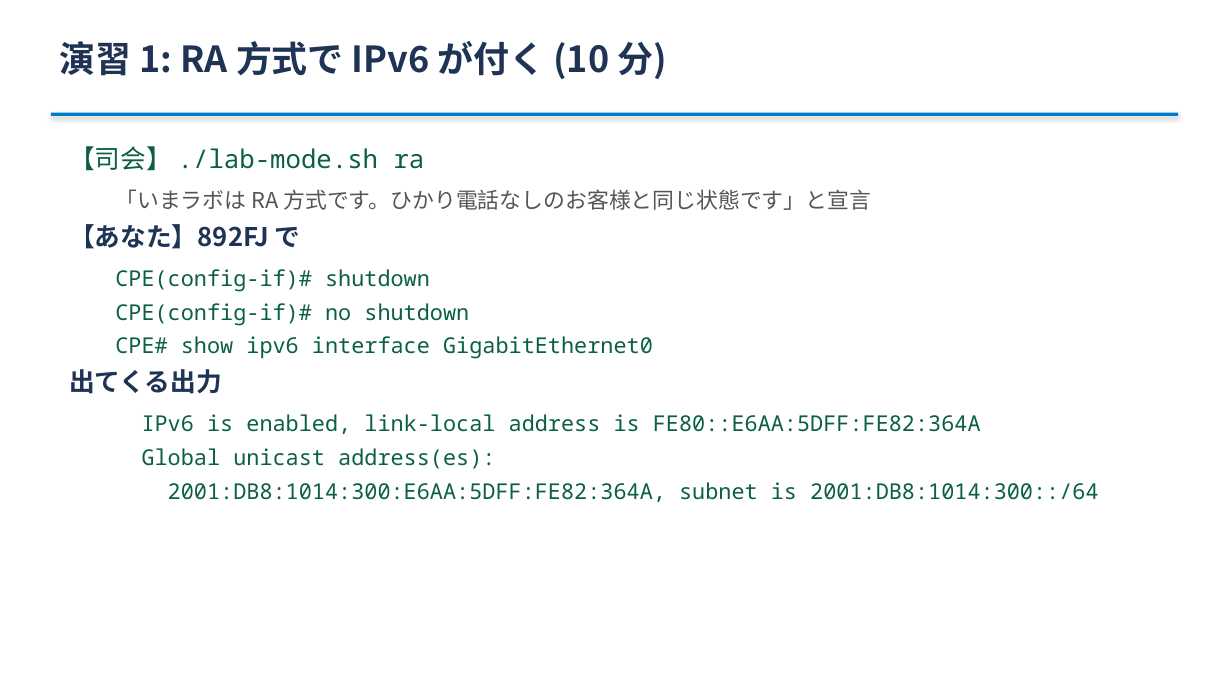
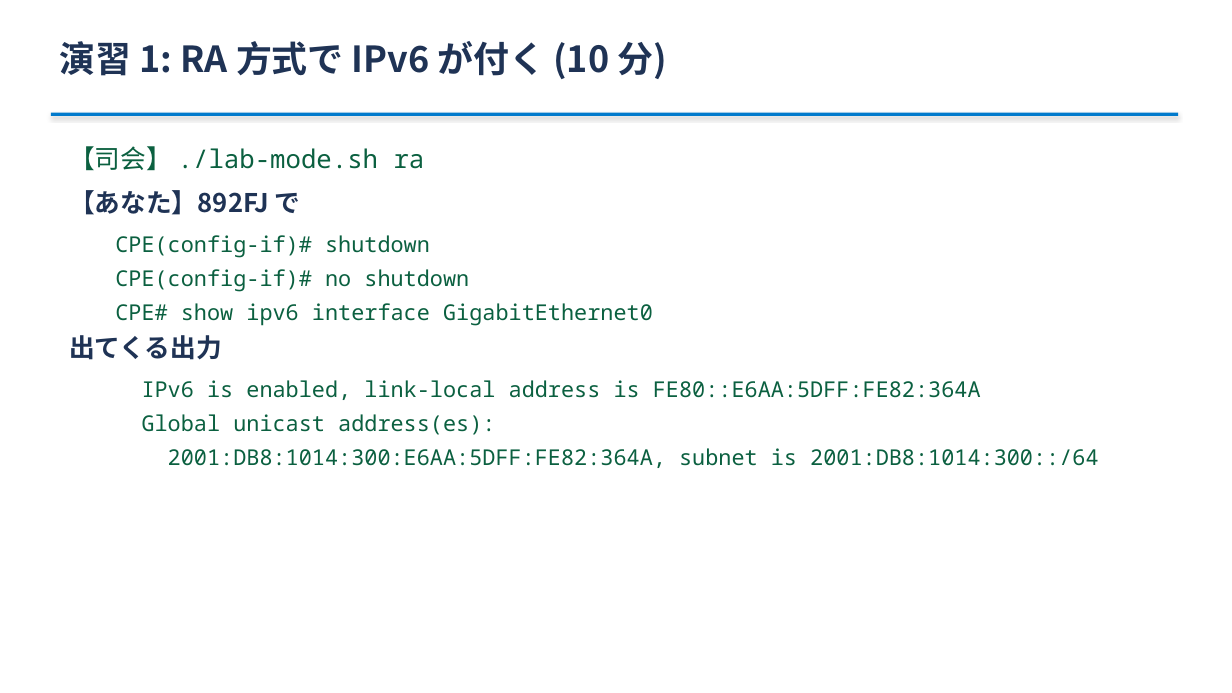
Before and after one commit to ginchankawaii/claude-code-book-template, a slide deck: slide 7 of docs/ipoe-lab/slides/handson.pptx. Drawn at 1232x693 pixels with LibreOffice and Linux fonts; fonts in the diff are those of the drawing. Boxes give left, top, right and bottom in pixels: in the first picture for what was removed or moved away, otherwise in the second. Text is boxed around its words. In the diff, an @@ line names an element or a change of style, - is before the commit and + after.

```diff
--- a/docs/ipoe-lab/slides/handson.pptx
+++ b/docs/ipoe-lab/slides/handson.pptx
@@ text at (115, 189, 871, 210): paragraph removed @@
-  「いまラボは RA 方式です。ひかり電話なしのお客様と同じ状態です」と宣言
```
Also in this commit, not shown: 5 other slides changed, 5 other files.
